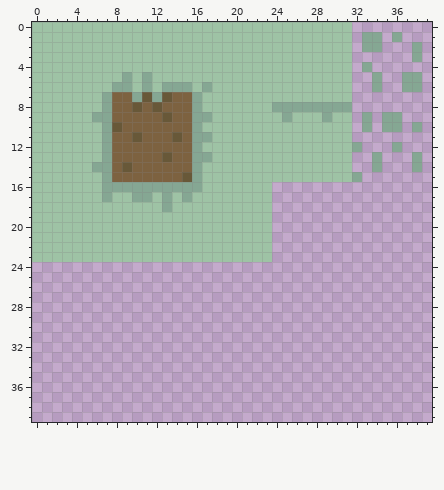
File history of a pixel-art sprite, Assets/tiles/grass tilesets.png. That is the earlier state.
The file is 40x40 pixels.
The result:
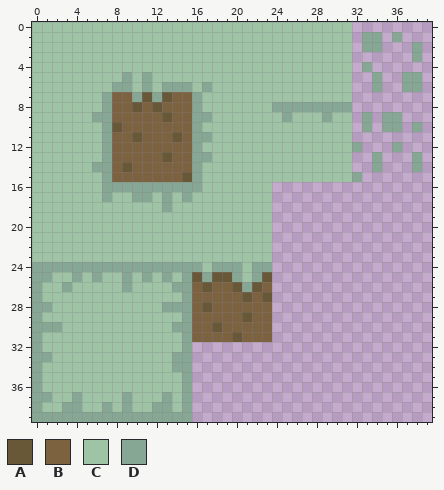
Palette (. is transparent): A #685838  B #7d6240  C #9ec3a5  D #85a793
The edit:
y 24: x 0..23 ........................ -> DDDDDDDDDDDDDDDDDCDDDCDD
y 25: x 0..23 ........................ -> DDCCDCDCCDCDCDCDADAADCDA
y 26: x 0..23 ........................ -> DCCDCCCCCDCCCCDDBABBADAB
y 27: x 0..23 ........................ -> DCCCCCCCCCCCCCCDBBBBBABA
y 28: x 0..23 ........................ -> DDCCCCCCCCCCCDDDBABBBBBB
y 29: x 0..23 ........................ -> DCCCCCCCCCCCCCCDBBBBBABB
y 30: x 0..23 ........................ -> DDDCCCCCCCCCCCDDBBABBBBB
y 31: x 0..23 ........................ -> DCCCCCCCCCCCCCCDBBBBABBB
y 32: x 0..15 ................ -> DCCCCCCCCCCCCCCD
y 33: x 0..15 ................ -> DDCCCCCCCCCCCCDD
y 34: x 0..15 ................ -> DCCCCCCCCCCCCCDD
y 35..36: x 0..15 ................ -> DCCCCCCCCCCCCCCD
y 37: x 0..15 ................ -> DDCCDCCCCDCCCDCD
y 38: x 0..15 ................ -> DCCDDCCDCDCCDDCD
y 39: x 0..15 ................ -> DDDDDDDDDDDDDDDD
